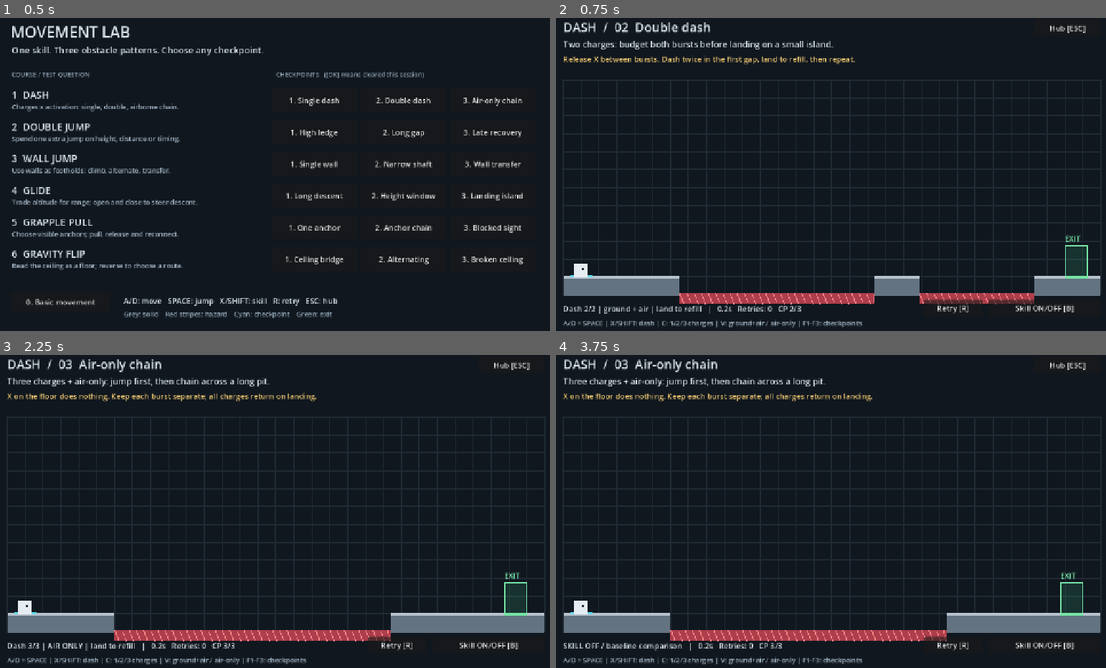
Above: before the commit, frames 1-4 (two rows, left to right).
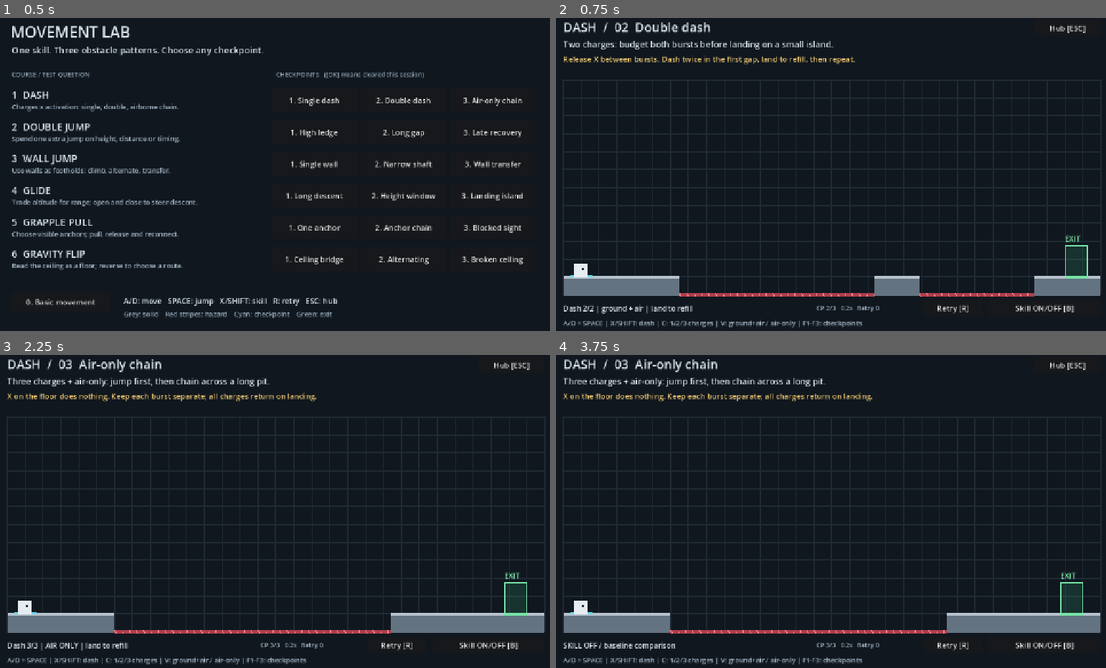
Above: after the commit, the same moments.

Repository: HsiYuGit/platformer-prototype
Game: Godot game, scene res://mechanics_lab.tscn
Same seed, same stepped clock (60 frames per second), same inputs: the game is played once before the commit and once after it.
Inputs:
- Up to frame 1 (0.5 s): no input
- Up to frame 2 (0.75 s): click "2. Double dash" at 0.5 s
- Up to frame 3 (2.25 s): click "Hub [ESC]" at 1.25 s; click "3. Air-only chain" at 2 s
- Up to frame 4 (3.75 s): click "Retry [R]" at 2.75 s; click "Skill ON/OFF [B]" at 3.5 s

Frame 1 is identical in both runs. In frame 2, 1.9% of the frame differs, in the area x 1-87%, y 89-95%; in frame 3, 1.7%; in frame 4, 1.7%.

Commit message:
Keep checkpoint HUD readable across course layouts
Separate hazards from the status footer and reserve space for timer feedback at both validated window sizes. Document all 19 successful physics routes, 24 interaction and rule checks, native render results, and the browser and desktop automation limitations.

Diff:
--- a/lab.gd
+++ b/lab.gd
@@ -17,6 +17,7 @@
 var elapsed := 0.0
 var records: Dictionary = {}
 var status_label: Label
+var timer_label: Label
 var result_label: Label
 var dash_charges_override := 0
 var dash_air_override := -1
@@ -110,11 +111,18 @@
 	if course.ABILITY != null:
 		player.ability = course.ABILITY.new()
 	world.add_child(player)
+	var footer := ColorRect.new()
+	footer.position = Vector2(0, 644)
+	footer.size = Vector2(1280, 76)
+	footer.color = Color("11171f")
+	footer.mouse_filter = Control.MOUSE_FILTER_IGNORE
+	ui.add_child(footer)
 	label_at("%s  /  %02d  %s" % [course.TITLE, section + 1, spec["name"]], Vector2(40, 22), 28)
 	button_at("Hub [ESC]", Rect2(1090, 24, 150, 38), show_hub)
 	label_at(spec["question"], Vector2(40, 66), 19)
 	label_at(spec["hint"], Vector2(40, 100), 17, Color("f2ca72"))
-	status_label = label_at("", Vector2(40, 658), 17)
+	status_label = label_at("", Vector2(40, 658), 16)
+	timer_label = label_at("", Vector2(605, 659), 14, Color("a4b6c5"))
 	label_at(course.CONTROLS, Vector2(40, 691), 15, Color("a4b6c5"))
 	result_label = label_at("", Vector2(40, 132), 18, Color("77e3a5"))
 	button_at("Retry [R]", Rect2(845, 650, 130, 37), retry)
@@ -183,7 +191,8 @@
 		return
 	if not completed:
 		elapsed += delta
-	status_label.text = "%s   |   %.1fs   Retries: %d   CP %d/%d" % [player.skill_status(), elapsed, failures, section + 1, course.rooms().size()]
+	status_label.text = player.skill_status()
+	timer_label.text = "CP %d/%d   %.1fs   Retry %d" % [section + 1, course.rooms().size(), elapsed, failures]
 	if completed:
 		return
 	var bounds := Rect2(player.position - Vector2(14, 14), Vector2(28, 28))
--- /dev/null
+++ b/tests/checks.gd
@@ -0,0 +1,149 @@
+extends SceneTree
+
+var lab
+var errors := 0
+
+func _initialize() -> void:
+	call_deferred("run")
+
+func check(value: bool, message: String) -> void:
+	if value:
+		print("PASS ", message)
+	else:
+		errors += 1
+		printerr("FAIL ", message)
+
+func frames(count: int) -> void:
+	for i in count:
+		await physics_frame
+
+func key(code: Key) -> void:
+	var event := InputEventKey.new()
+	event.physical_keycode = code
+	event.pressed = true
+	Input.parse_input_event(event)
+	await frames(2)
+	event = event.duplicate()
+	event.pressed = false
+	Input.parse_input_event(event)
+	await frames(2)
+
+func skill() -> void:
+	Input.action_press("skill")
+	await frames(3)
+	Input.action_release("skill")
+	await frames(2)
+
+func start(index: int, room_index := 0) -> void:
+	Input.action_release("skill")
+	Input.action_release("move_right")
+	lab.start_course(lab.LEVELS[index], room_index)
+	await frames(6)
+
+func run() -> void:
+	lab = preload("res://mechanics_lab.tscn").instantiate()
+	root.add_child(lab)
+	await frames(3)
+	await key(KEY_6)
+	check(lab.course.ID == "gravity_flip" and not lab.in_hub, "hub numeric navigation")
+	await key(KEY_F3)
+	check(lab.section == 2, "F3 selects checkpoint")
+	await key(KEY_X)
+	check(lab.player.gravity_sign == -1, "physical X reverses gravity")
+	await key(KEY_R)
+	check(lab.player.gravity_sign == 1 and lab.failures == 1, "R resets gravity and checkpoint")
+	await key(KEY_B)
+	await key(KEY_X)
+	check(not lab.skill_enabled and lab.player.gravity_sign == 1, "B disables skill and resets momentum")
+	await key(KEY_ESCAPE)
+	check(lab.in_hub, "Escape returns to hub")
+	await key(KEY_1)
+	await key(KEY_C)
+	await key(KEY_V)
+	check(lab.world.data.dash_charges == 2 and lab.world.data.dash_air_only, "C/V independently change dash rules")
+	await key(KEY_R)
+	check(lab.world.data.dash_charges == 2 and lab.world.data.dash_air_only, "retry preserves comparison rules")
+	await key(KEY_F1)
+	check(lab.world.data.dash_charges == 1 and not lab.world.data.dash_air_only, "checkpoint selection restores dash presets")
+	await start(0, 2)
+	await skill()
+	check(lab.player.ability.charges == 3 and lab.player.position.x < 100, "air-only dash refuses grounded activation")
+	Input.action_press("jump")
+	await frames(8)
+	Input.action_release("jump")
+	await skill()
+	check(lab.player.ability.charges == 2, "air-only dash consumes one airborne charge")
+	await start(1)
+	Input.action_press("jump")
+	await frames(10)
+	await skill()
+	check(not lab.player.ability.available, "double jump consumes air resource")
+	var before: float = lab.player.velocity.y
+	await skill()
+	check(lab.player.velocity.y > before, "third jump cannot reset vertical velocity")
+	Input.action_release("jump")
+	await start(2)
+	await skill()
+	check(lab.player.velocity.y >= 0, "wall kick cannot activate on open ground")
+	await start(3)
+	# Contract fixture: inspect falling behavior; route tests separately start at actual spawn.
+	lab.player.position = Vector2(400, 400)
+	lab.player.velocity = Vector2(0, 500)
+	Input.action_press("skill")
+	await frames(4)
+	check(lab.player.velocity.y <= 65.1, "glide caps falling speed")
+	Input.action_release("skill")
+	await frames(4)
+	check(lab.player.velocity.y > 100, "releasing glide restores falling")
+	await start(4, 2)
+	lab.player.position = Vector2(420, 520)
+	lab.world.anchors = [Vector2(770, 310)]
+	await skill()
+	check(not lab.player.ability.attached, "grapple rejects target occluded by solid wall")
+	lab.player.position = Vector2(470, 260)
+	lab.player.velocity = Vector2.ZERO
+	await skill()
+	check(lab.player.ability.has_candidate, "grapple sees target from above wall")
+	await start(5)
+	lab.completed = true
+	lab.player.set_physics_process(false)
+	await key(KEY_ENTER)
+	check(lab.section == 1 and not lab.completed, "Enter advances cleared checkpoint")
+	lab.section = 2
+	lab.load_room()
+	lab.completed = true
+	lab.player.set_physics_process(false)
+	await key(KEY_ENTER)
+	check(lab.in_hub, "Enter returns to hub after final checkpoint")
+	await start(0)
+	Input.action_press("move_right")
+	await frames(150)
+	Input.action_release("move_right")
+	check(lab.failures > 0 and not lab.completed, "walking into pit respawns at checkpoint")
+	check(lab.player.ability.charges == 1, "death refills skill state")
+	# Layout and language checks use actual Godot Control bounds, including cleared labels.
+	for entry in lab.LEVELS:
+		for index in entry.rooms().size():
+			lab.records["%s:%d" % [entry.ID, index]] = 1.0
+	lab.show_hub()
+	await frames(3)
+	var fits := true
+	for control in lab.ui.get_children():
+		if control is Control and (control.position.x + control.size.x > 1280 or control.position.y + control.size.y > 720):
+			fits = false
+			printerr("Overflow: ", control.text if control is Label or control is Button else control.name)
+	check(fits, "completed hub controls fit 1280x720 canvas")
+	fits = true
+	for entry in lab.LEVELS:
+		for index in entry.rooms().size():
+			lab.start_course(entry, index)
+			await frames(3)
+			for control in lab.ui.get_children():
+				if control is Control and (control.position.x + control.size.x > 1280 or control.position.y + control.size.y > 720):
+					fits = false
+					printerr("Overflow in ", entry.ID, ": ", control.text if control is Label or control is Button else control.name)
+			if lab.status_label.position.x + lab.status_label.size.x > lab.timer_label.position.x:
+				fits = false
+	check(fits, "all course text fits canvas and status stays clear of timer")
+	print("CHECKS RESULT: %d failures" % errors)
+	quit(1 if errors else 0)
--- a/tests/render.gd
+++ b/tests/render.gd
@@ -7,7 +7,8 @@
 	await process_frame
 	await process_frame
 	await RenderingServer.frame_post_draw
-	root.get_texture().get_image().save_png("res://output/" + name + ".png")
+	var suffix := "-small" if "small" in OS.get_cmdline_user_args() else ""
+	root.get_texture().get_image().save_png("res://output/" + name + suffix + ".png")
 
 func run() -> void:
 	var lab = preload("res://mechanics_lab.tscn").instantiate()
@@ -15,10 +16,15 @@
 	await capture("hub")
 	var courses: Array = [lab.BASELINE] + lab.LEVELS
 	for entry in courses:
-		if OS.get_cmdline_user_args().size() and entry.ID != OS.get_cmdline_user_args()[0]:
+		if OS.get_cmdline_user_args().size() and OS.get_cmdline_user_args()[0] != "small" and entry.ID != OS.get_cmdline_user_args()[0]:
 			continue
 		for index in entry.rooms().size():
 			lab.start_course(entry, index)
 			await capture("%s-%d" % [entry.ID, index + 1])
+	for entry in lab.LEVELS:
+		for index in entry.rooms().size():
+			lab.records["%s:%d" % [entry.ID, index]] = 1.0
+	lab.show_hub()
+	await capture("hub-cleared")
 	print("RENDER PASS")
 	quit()
Not shown, changed: README.md
Not shown, changed: docs/VALIDATION.md
